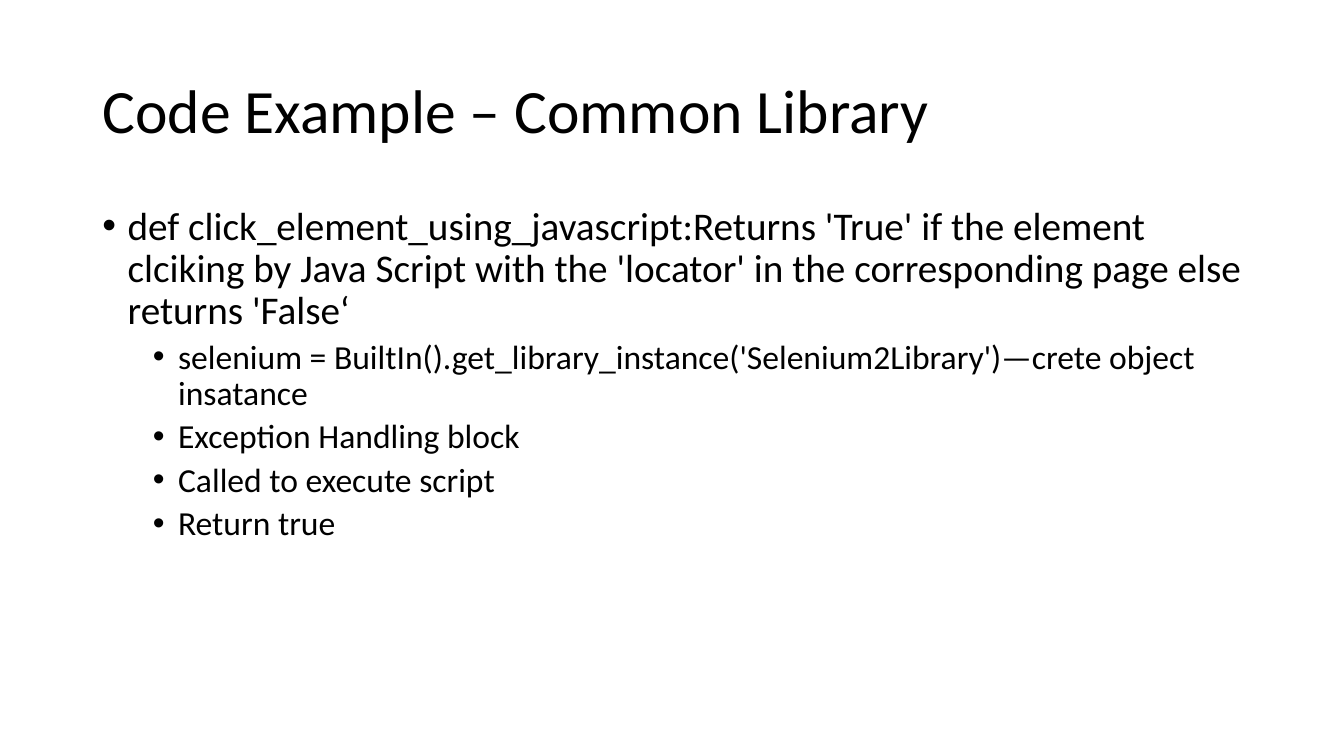
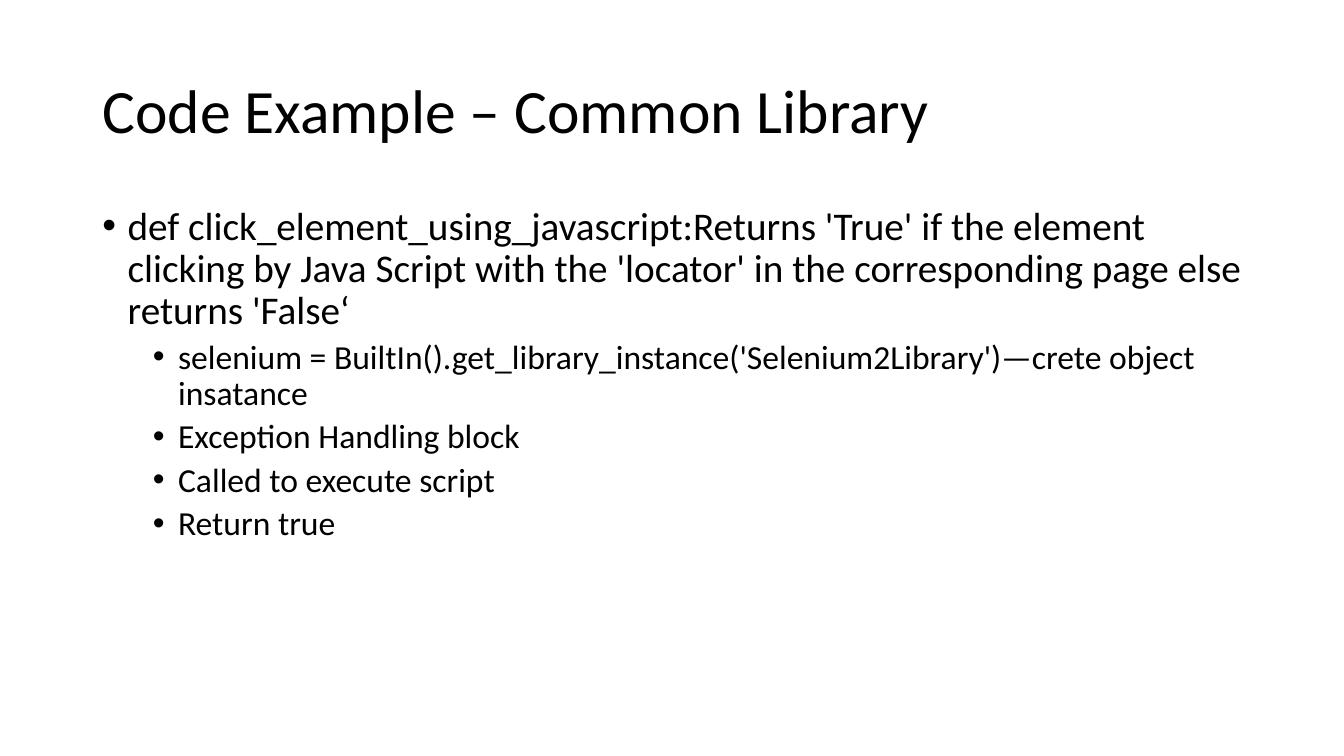
Before and after one commit to bhajojo/PythonTraining, a slide deck: slide 12 of Day_6_Training.pptx. Drawn at 1344x756 pixels with LibreOffice and Linux fonts; fonts in the diff are those of the drawing. Boxes give left, top, right and bottom in pixels: in the first picture for what was removed or moved away, otherwise in the second. Text is boxed around its words. In the diff, an @@ line names an element or a change of style, - is before the commit and + after.

```diff
--- a/Day_6_Training.pptx
+++ b/Day_6_Training.pptx
@@ text at (128, 212, 1241, 325): text changed @@
-• def click_element_using_javascript:Returns 'True' if the element clciking by Java Script with the 'locator' in the corresponding page else returns 'False‘
+• def click_element_using_javascript:Returns 'True' if the element clicking by Java Script with the 'locator' in the corresponding page else returns 'False‘
```
Also in this commit, not shown: 2 other files.
